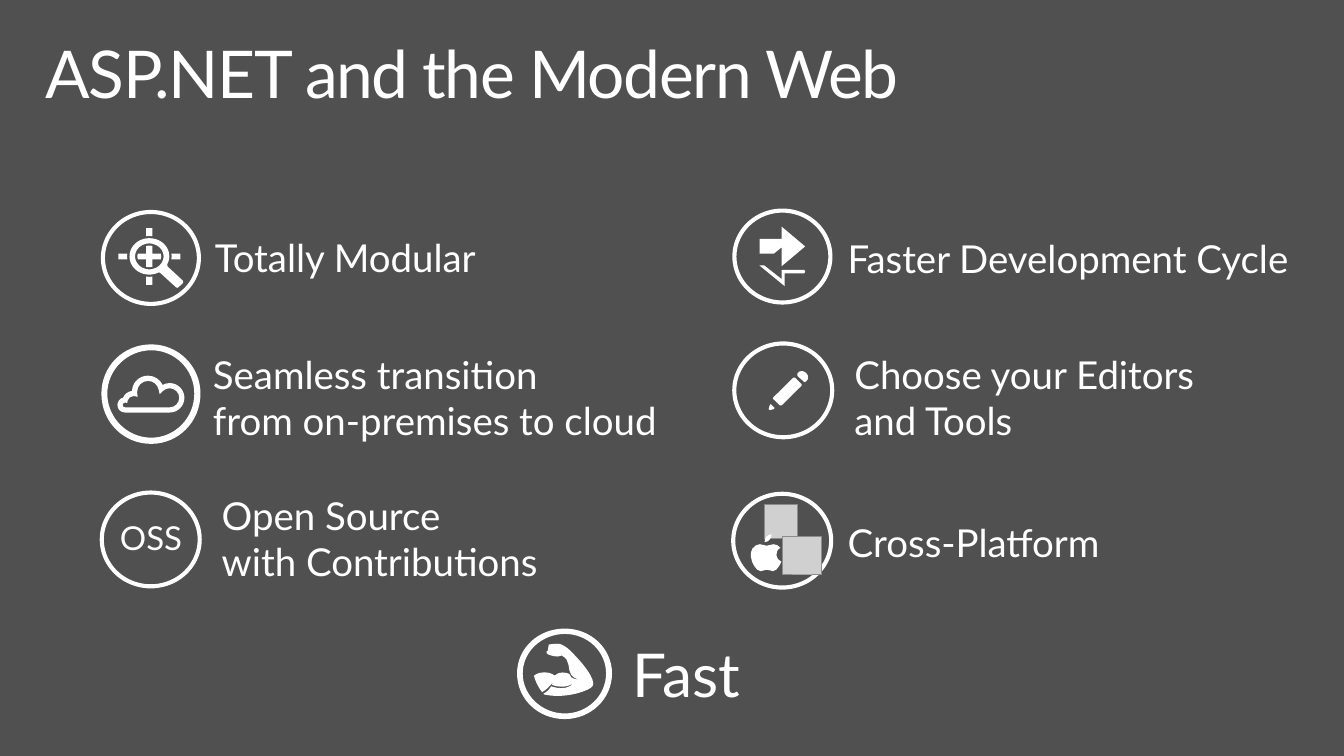
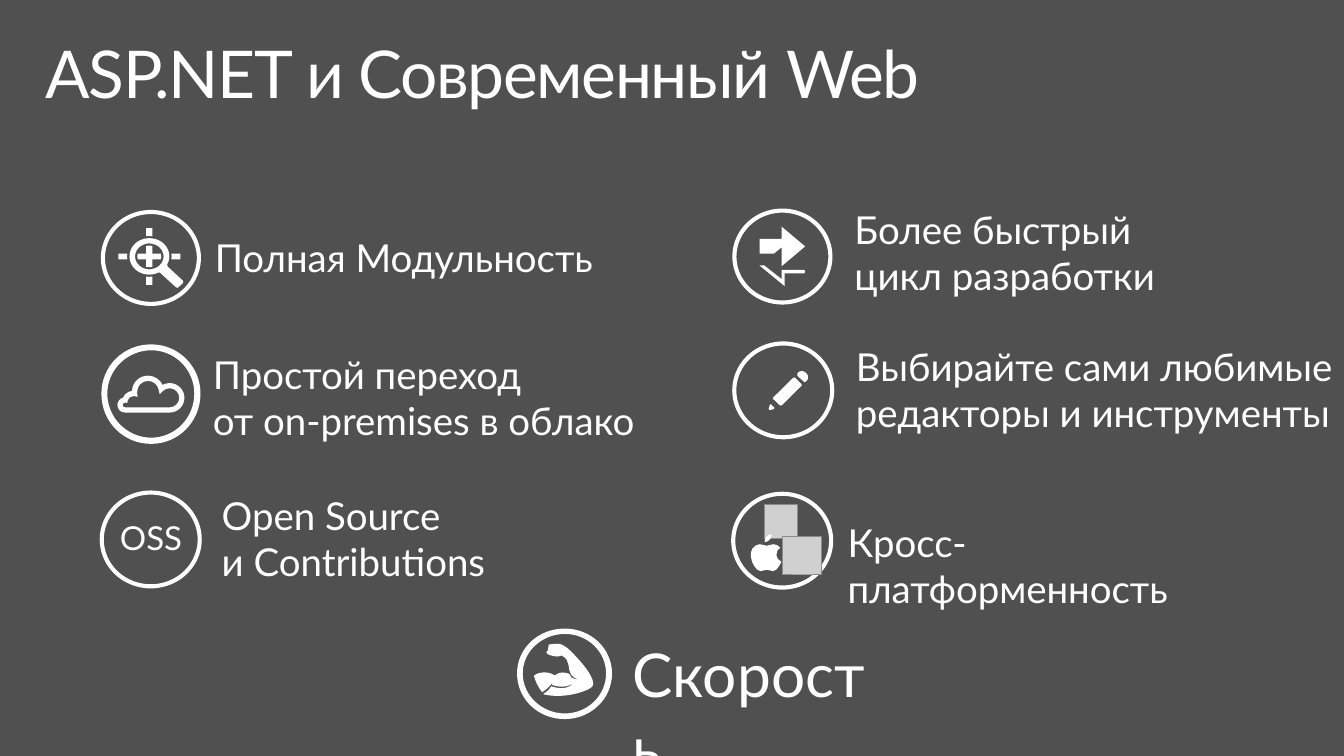
Before and after one commit to jongalloway/DevCon2016, a slide deck: slide 4 of Slides/ASPNET Core Internals.ru.pptx. Drawn at 1344x756 pixels with LibreOffice and Linux fonts; fonts in the diff are those of the drawing; grey boxes stand for pictures; background and template pictures are left out. Boxes give left, top, right and bottom in pixels: in the first picture for what was removed or moved away, otherwise in the second. Text is boxed around its words. In the diff, an @@ line names an element or a change of style, - is before the commit and + after.

```diff
--- a/Slides/ASPNET Core Internals.ru.pptx
+++ b/Slides/ASPNET Core Internals.ru.pptx
@@ title at (45,49,919,110): text changed @@
-ASP.NET and the Modern Web
+ASP.NET и Современный Web
@@ text at (854,216,1155,297): text changed @@
-Faster Development Cycle
+Более быстрый
+цикл разработки
@@ text at (215,244,593,279): text changed @@
-Totally Modular
+Полная Модульность
@@ text at (856,353,1332,434): text changed @@
-Choose your Editors
-and Tools
+Выбирайте сами любимые
+редакторы и инструменты
@@ text at (213,361,634,442): text changed @@
-Seamless transition
-from on-premises to cloud
+Простой переход
+от on-premises в облако
@@ text at (222,502,485,577): text changed @@
-Open Source
-with Contributions
+Open Source
+и Contributions
@@ text at (848,529,1168,610): text changed @@
-Cross-Platform
+Кросс-платформенность
@@ text at (633,653,741,698): text changed @@
-Fast
+Скорость
```
Also in this commit, not shown: 16 other slides changed.
